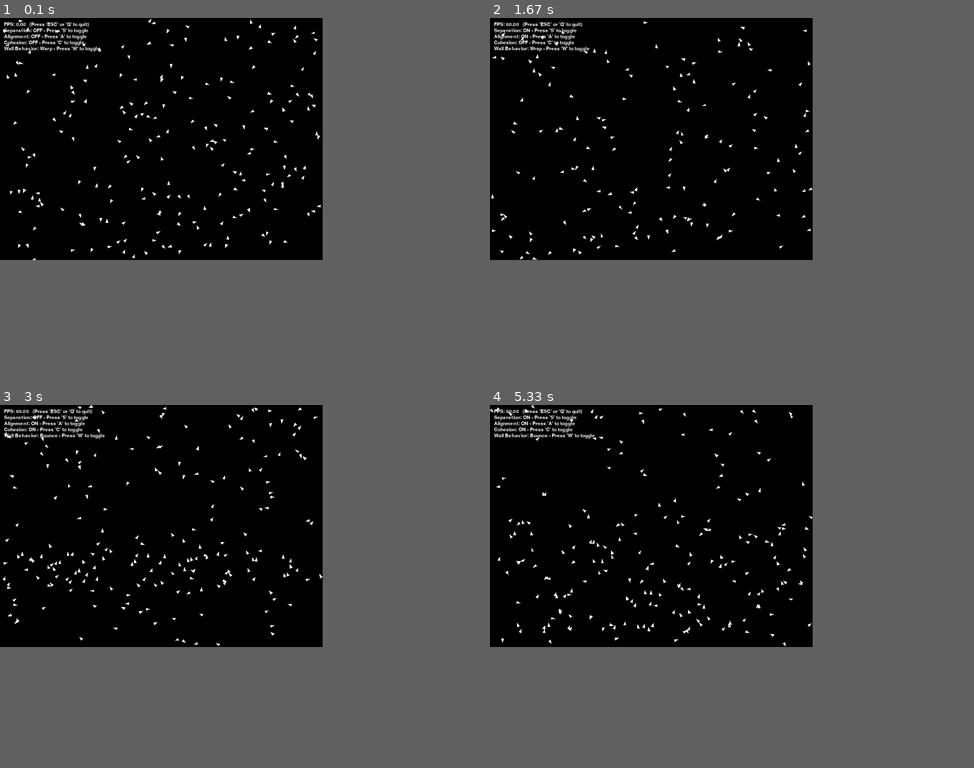
Above: before the commit, frames 1-4 (two rows, left to right).
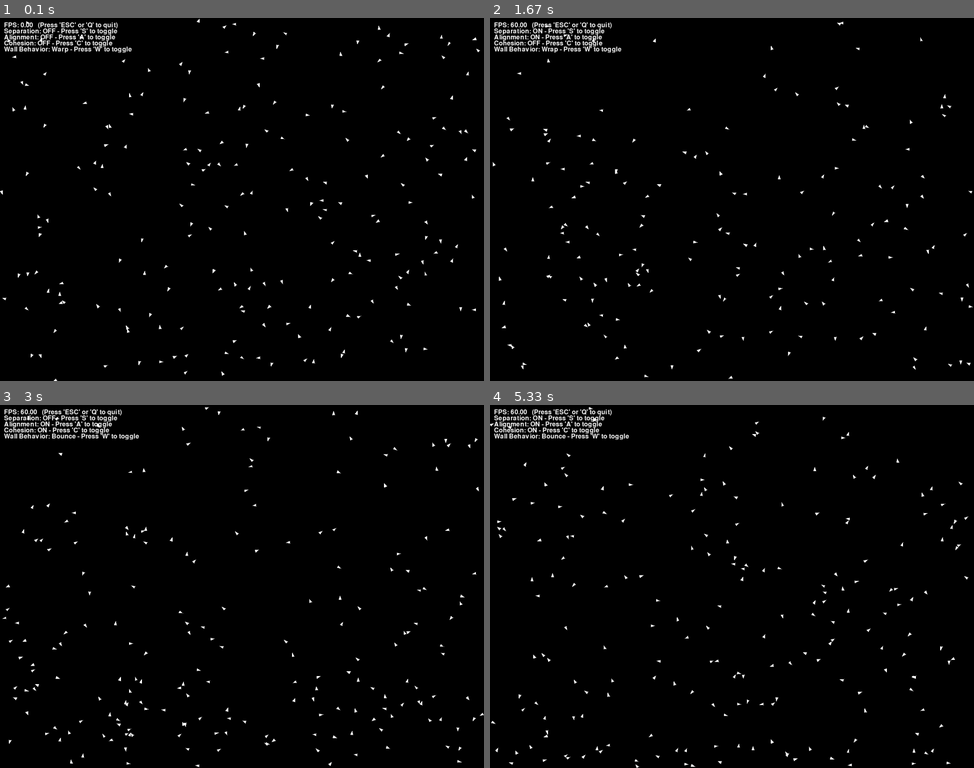
Above: after the commit, the same moments.

Repository: Meaow-09/lab8-pygame
Game: pygame game, started from boids_exam.py
Two runs of this game, one before a commit and one after it. Both use one fixed random seed, a clock stepped at 60 frames per second and the inputs below.
Inputs:
- Up to frame 1 (0.1 s): no input
- Up to frame 2 (1.67 s): hold W 0.33-0.8 s; hold A 0.83-1.37 s; hold S from 1.4 s (still down)
- Up to frame 3 (3 s): release S at 1.7 s; hold A 1.73-2.13 s; tap C at 1.88 s; hold W 2.17-2.53 s; hold S 2.57-2.93 s; hold A from 2.97 s (still down)
- Up to frame 4 (5.33 s): tap C at 3.12, 4.52 s; release A at 3.43 s; hold W 3.47-3.77 s; hold A 3.8-4.33 s; hold S 4.37-4.67 s; hold A 4.7-5.1 s; hold W from 5.13 s (still down)
The window is 600x450 before the commit and 900x675 after it. Grey fills any space a smaller window leaves; there, only what the larger window draws over its background counts as a difference.

The runs differ from the first frame. In frame 1, 3.1% of the frame differs, in the area x 0-100%, y 0-100%; in frame 2, 2.7%; in frame 3, 3.1%; in frame 4, 3.1%.

Commit message:
exam: q11 - boids: random steer

Diff:
--- a/boids_exam.py
+++ b/boids_exam.py
@@ -5,8 +5,8 @@
 
 
 class Config:
-    WIDTH: int = 800
-    HEIGHT: int = 600
+    WIDTH: int = 1200
+    HEIGHT: int = 900
 
     NUM_BOIDS: int = 200
     BOID_SIZE: int = 5
@@ -81,7 +81,11 @@
     # TODO: Implement Random Steering of the velocity vector to create more natural movement
     def _random_steer(self, spread: float = 0.2) -> None:
         # # Randomly steer a bit to create more natural movement
-        pass
+        angle: float = math.atan2(self.vy, self.vx)
+        angle += random.random() * random.randint(-1,1) * spread
+        # angle += random.randint(-1,1) * spread
+        self.vx: float = self.speed * math.cos(angle)
+        self.vy: float = self.speed * math.sin(angle)
 
 
     # TODO: Implement the three main boid behaviors: separation, alignment, and cohesion
@@ -178,7 +182,7 @@
     pygame.init()
     screen: pygame.Surface = pygame.display.set_mode((Config.WIDTH, Config.HEIGHT))
     clock: pygame.time.Clock = pygame.time.Clock()
-    font: pygame.font.Font = pygame.font.SysFont(None, 18)
+    font: pygame.font.Font = pygame.font.SysFont(None, 24)
 
     # Create boids
     boids: List[Boid] = [Boid() for _ in range(Config.NUM_BOIDS)]
